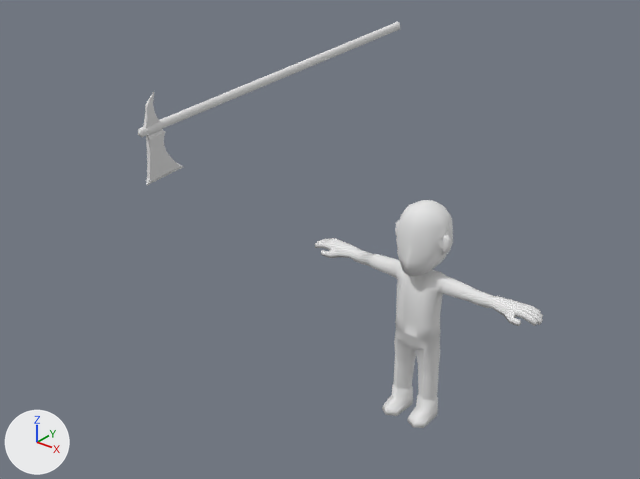
The Blender file sources/res/character/Ungular/Ungurar.blend: old version first, new version second.
The view is the same before and after, from a 50 mm camera at (3.6, -5.99, 5.01) aimed at (-0.44, -0.94, 1.88). The lights are fixed; the arrows at lower left show +X, +Y and +Z.
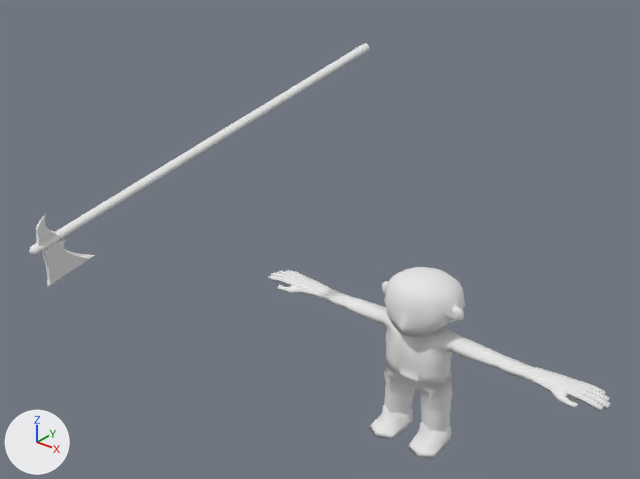
Changed parts and their boxes (x1, y1, x2, y2) in the pictures (640 x 479 px):
'Sphere', moved, rescaled (50% wider, 16% shorter)
    before: (315, 200, 543, 428)
    after: (269, 267, 611, 459)
'Cube', moved, turned, rescaled
    before: (138, 22, 400, 185)
    after: (29, 43, 370, 286)

Edits to the bpy script that builds the scene:
```text
Change ob_sphere:
    ob_sphere.location: (-0.071, 0.064, -0.191) -> (0.0, 0.0, -0.368)
    ob_sphere.scale: (0.374, 0.374, 0.374) -> (0.566, 0.493, 0.291)
Change ob_cube:
    ob_cube.location: (-1.362, -1.584, 2.822) -> (-1.955, -2.174, 1.979)
    ob_cube.rotation_euler: (0.75, 1.83, -1.057) -> (0.429, 1.97, -1.429)  # degrees (43, 105, -61) -> degrees (25, 113, -82)
    ob_cube.scale: (0.032, 0.032, 0.032) -> (0.0266, 0.0477, 0.0421)
```
